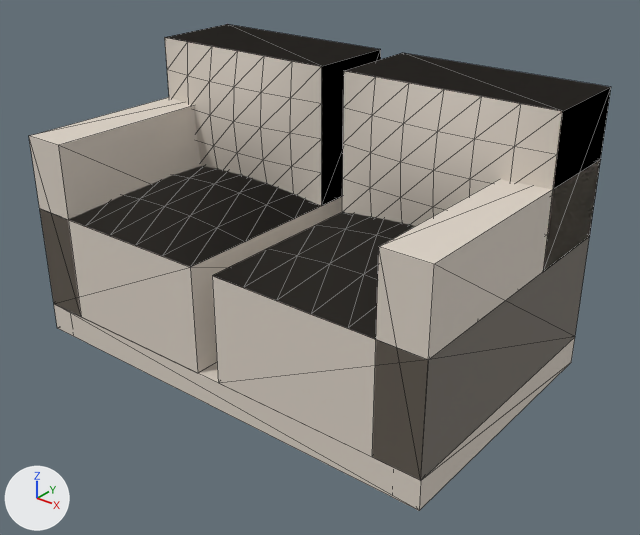
The glTF model src/assets/furniture/loveseat.glb: old version first, new version second.
Before and after are seen from a 50 mm lens placed at (1.547, -1.861, 1.442), pointed at (0.073, -0.019, 0.3). The lights are fixed; the arrows at lower left show +X, +Y and +Z. The first picture is the older version. Mesh edges are drawn as thin lines. Vertices at exactly the same position are counted once.
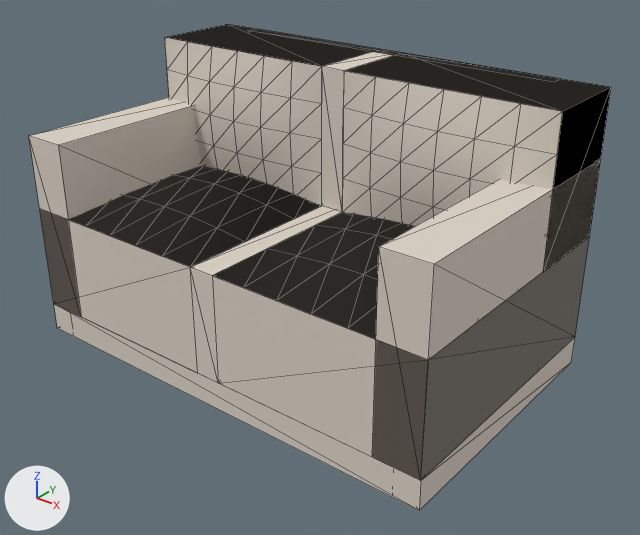
Boxes [x1, y1, x2, y2] around the edits, measured in the pictures (640 x 535 px):
part 1 of me_mesh_0, added
    after: [190, 29, 559, 383]

Edits to the bpy script that builds the scene:
```text
Add mat_material_1:
    mat_material_1 = principled_material('Material_1')
    mat_material_1.base_color = (0.36, 0.22, 0.1)  # brown #a28159
    mat_material_1.roughness = 0.6
Change me_mesh_0:
    used by ob_mesh_0; location = (0.0, 0.0, 0.0)
    remove me_mesh_0.from_pydata(...)  # 240 vertices, 396 faces; spans x -0.7..0.7, y -0.425..0.425, z 0.0..0.85
    add me_mesh_0.from_pydata(...)  # 246 vertices, 428 faces; spans x -0.7..0.7, y -0.425..0.425, z 0.0..0.85
    me_mesh_0 part 1
    6 vertices are added at (-0.56, 0.38, 0.09), (-0.56, 0.38, 0.85), (-0.56, 0.425, 0.85), (0.56, 0.425, 0.85), (0.56, 0.38, 0.85), (0.56, 0.38, 0.09)
    32 new faces join them, mat_material_0 (pale yellow #ddd3c7)
    add me_mesh_0.materials.append(mat_material_1)  # brown #a28159
```
